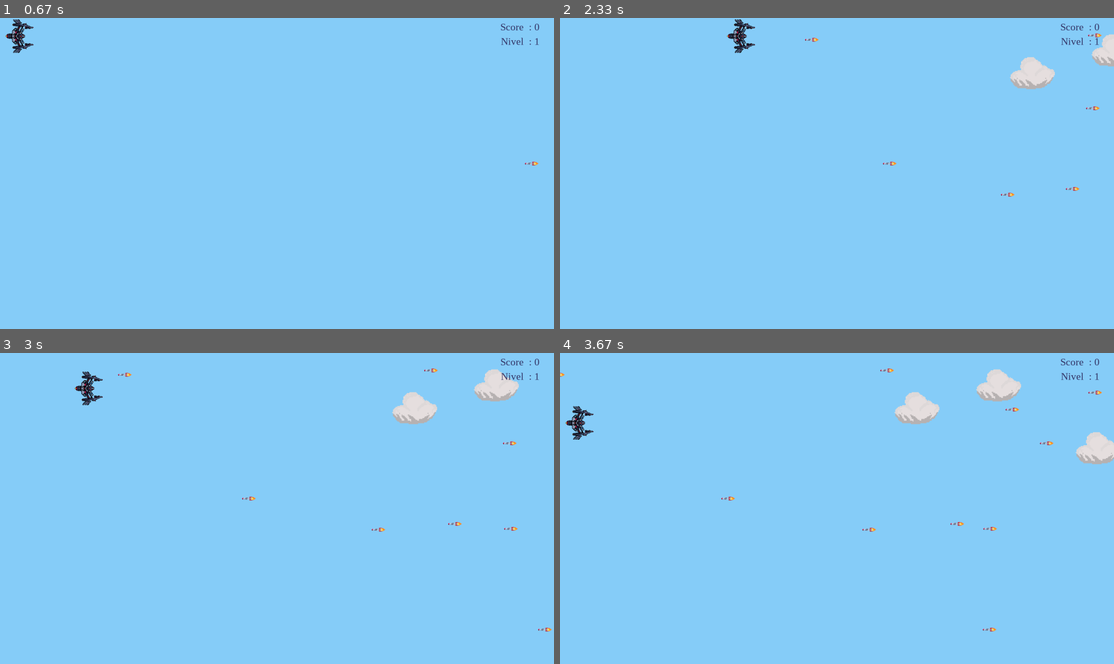
Above: before the commit, frames 1-4 (two rows, left to right).
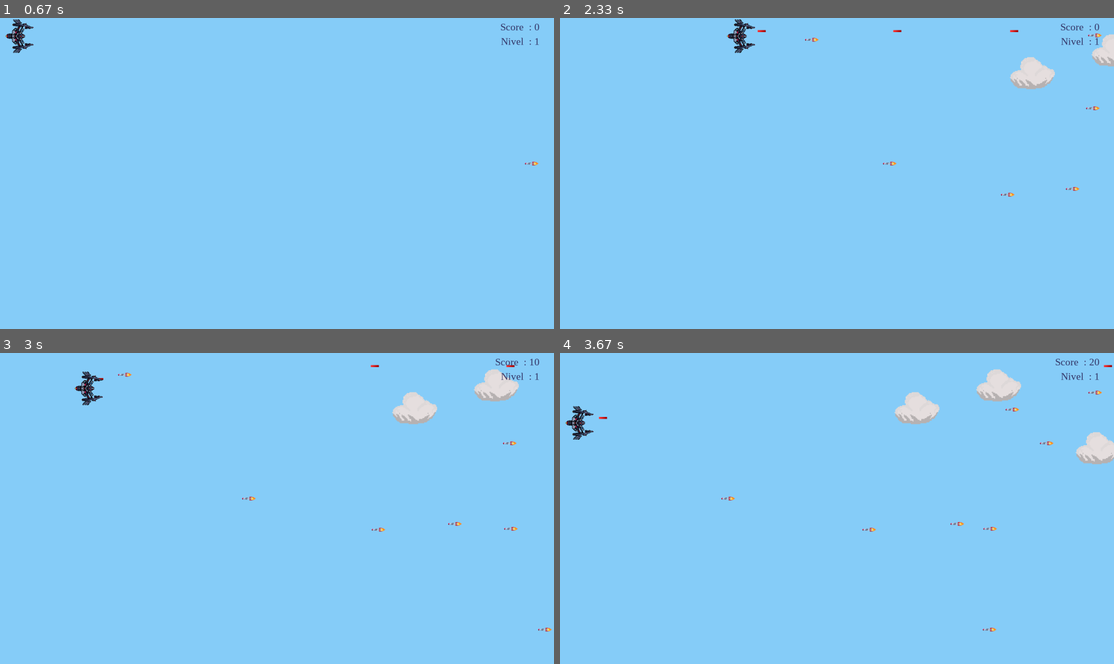
Above: after the commit, the same moments.

Repository: GeorgiGB/GeorgiGeorgiev-DI2122
Game: pygame game, started from TEMA1/ParteAmpliacion/main.py
The game is run twice, just before and just after one commit, with the same random seed, the same clock (stepped at 60 frames per second) and the same inputs.
Inputs:
- Up to frame 1 (0.67 s): tap P at 0.33 s
- Up to frame 2 (2.33 s): tap Space at 0.67, 1.07, 1.37, 1.9, 2.2 s; hold Right 1-1.47 s; hold Right 1.83-2.3 s
- Up to frame 3 (3 s): hold Left 2.33-2.87 s; tap Space at 2.4, 2.7, 2.97 s; hold Down from 2.9 s (still down)
- Up to frame 4 (3.67 s): release Down at 3.2 s; hold Left 3.23-3.63 s; tap Space at 3.3, 3.6 s

Frame 1 is identical in both runs. In frame 2, less than 0.1% of the frame differs, in the area x 35-83%, y 3-5%; in frame 3, 0.1%; in frame 4, 0.1%, in the area x 0-100%, y 1-22%.

Commit message:
añadir misiles

Diff:
--- a/TEMA1/ParteAmpliacion/main.py
+++ b/TEMA1/ParteAmpliacion/main.py
@@ -74,13 +74,13 @@
                 self.rect.bottom = SCREEN_HEIGHT
 
         def disparoMisil(self):
-            municion = Misiles(self.rect.centerx, self.rect.centery)
-            misil.add(municion)
-
-    class Misiles(pygame.sprite.Sprite):
+            muni = Missiles(self.rect.centerx, self.rect.centery) #municion
+            misil.add(muni)
+
+    class Missiles(pygame.sprite.Sprite):
         def __init__(self, x, y):
-            super(Misiles, self).__init__()
-            self.image = pygame.image.load(("missile.png")).convert()
+            super().__init__()
+            self.image = pygame.image.load(("laser.png")).convert()
             self.image.set_colorkey((0, 0, 0), RLEACCEL)
             self.rect = self.image.get_rect()
             self.rect.centerx = x + 10
@@ -88,7 +88,7 @@
 
         def update(self):
             self.rect.x += 15
-            if self.rect.bottom < SCREEN_WIDTH:
+            if self.rect.bottom < 0:
                 self.kill()
 
 
@@ -374,6 +374,11 @@
     # Update enemy position
     enemies.update()
 
+    #Update misiles
+    misil.update()
+
+    misil.draw(screen)
+
     # Update the player sprite based on user keypresses
     player.update(pressed_keys)
 
Binary file added: TEMA1/ParteAmpliacion/laser.png
